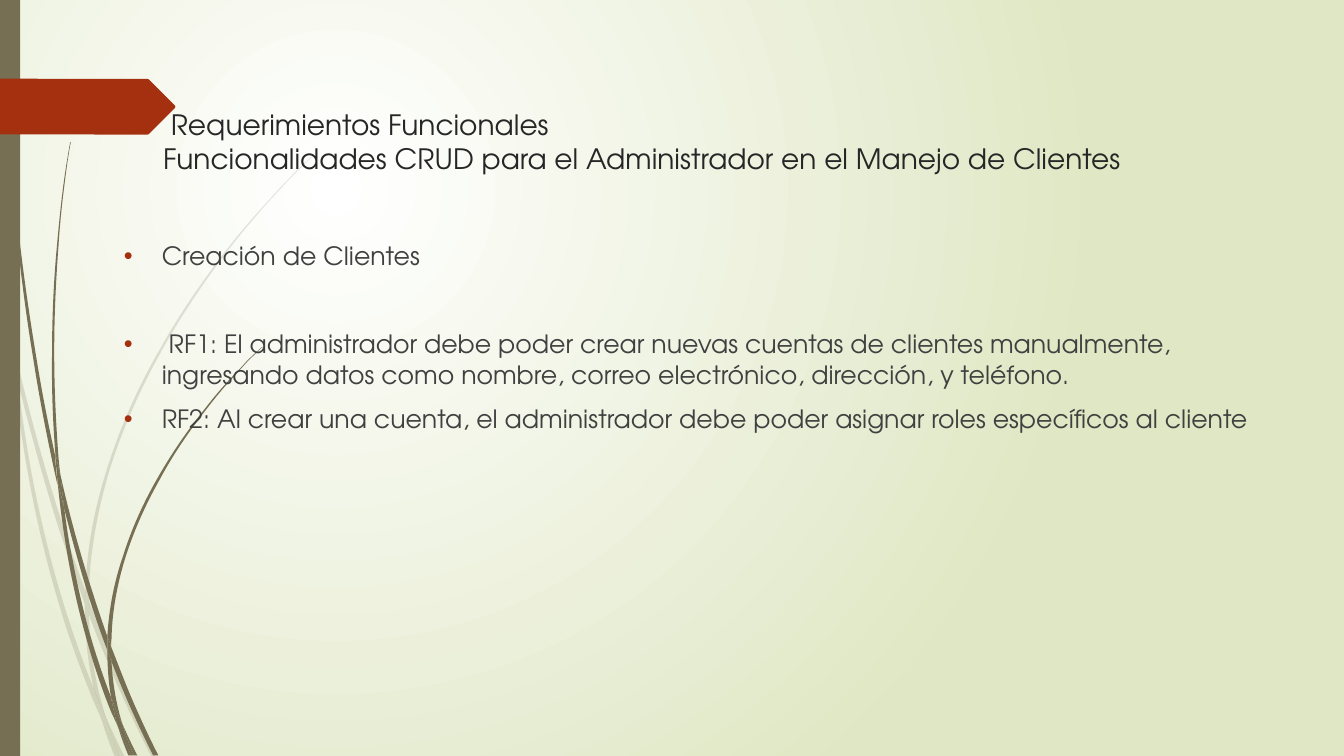
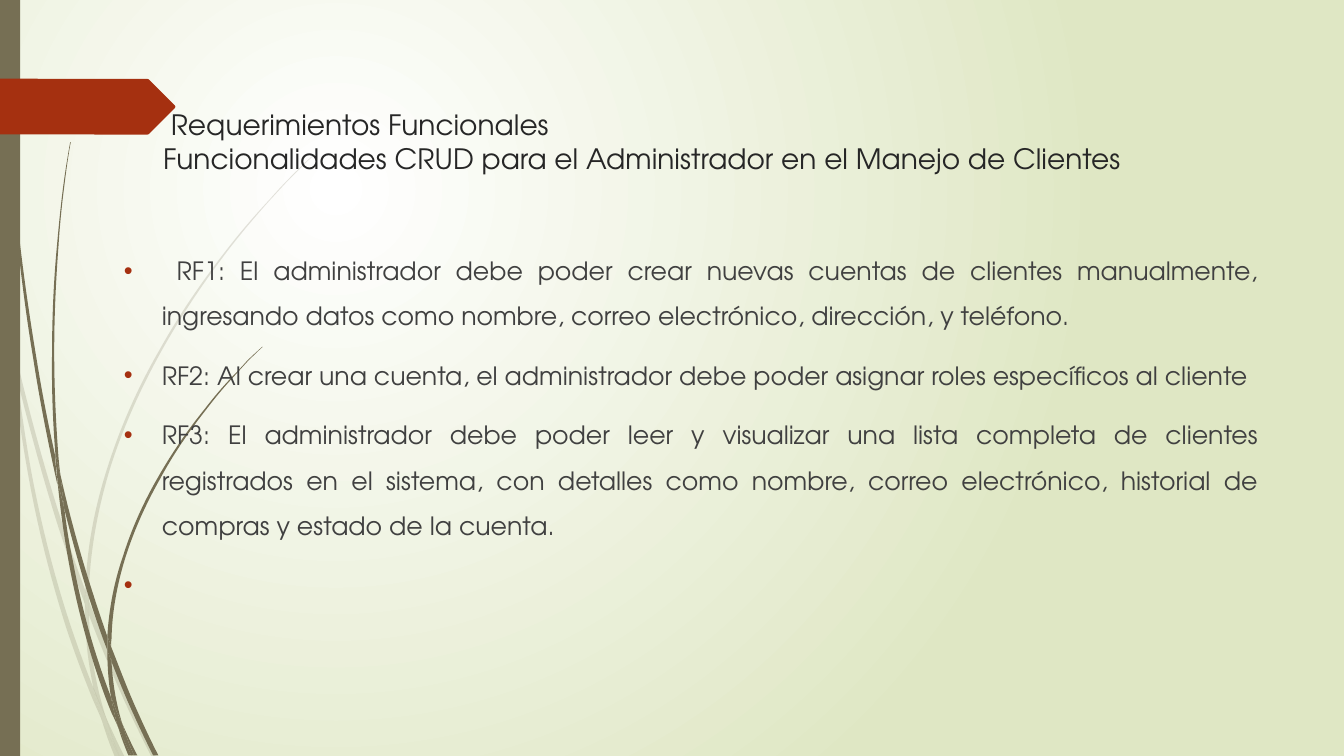
Before and after one commit to ChristianHernand16/Human-Computer-Integration-Human-Computer-Integration-And-Digital-Citizenship, a slide deck: slide 6 of Parte III/Informe/SISTEMA DE GESTIÓN DE VENTAS DE PERFUMERÍA EN.pptx (slide 9 before the commit). Drawn at 1344x756 pixels with LibreOffice and Linux fonts; fonts in the diff are those of the drawing. Boxes give left, top, right and bottom in pixels: in the first picture for what was removed or moved away, otherwise in the second. Text is boxed around its words. In the diff, an @@ line names an element or a change of style, - is before the commit and + after.

```diff
--- a/Parte III/Informe/SISTEMA DE GESTIÓN DE VENTAS DE PERFUMERÍA EN.pptx
+++ b/Parte III/Informe/SISTEMA DE GESTIÓN DE VENTAS DE PERFUMERÍA EN.pptx
@@ text at (162, 246, 419, 266): paragraph removed @@
-• Creación de Clientes
@@ text at (162, 261, 1257, 396): alignment left to justified; line spacing 1 to 1.5 @@
@@ text at (162, 418, 1258, 540): paragraph added @@
+• RF3: El administrador debe poder leer y visualizar una lista completa de clientes registrados en el sistema, con detalles como nombre, correo electrónico, historial de compras y estado de la cuenta.
```
Also in this commit, not shown: 11 other slides changed, 1 other file.
